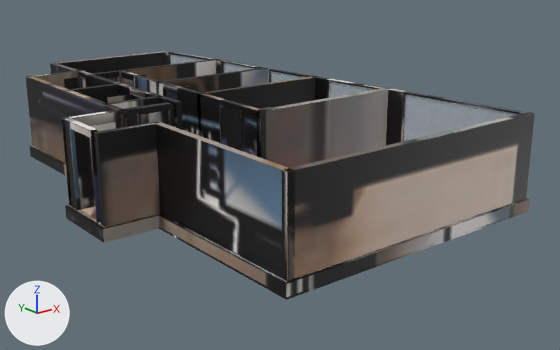
An edit to the glTF model akasya-3d/koru-22/model.glb, drawn before and after from the same camera.
The view is the same before and after, from a 50 mm camera at (-12.2, -18.48, 6.61) aimed at (1.36, -1.53, -0.17). Every picture has the same lights, and +X, +Y and +Z are marked at lower left. The first picture is the older version. Where no turn or scale is listed for an object, it has been applied to the vertices. Vertices at exactly the same position are counted once.

Before the edit, the objects in view are built like this:
```python
mat_baked = bpy.data.materials.new('baked')
mat_baked.use_nodes = True; mat_baked.node_tree.nodes.clear()
_N = mat_baked.node_tree.nodes; _L = mat_baked.node_tree.links
n0 = _N.new('ShaderNodeBsdfPrincipled'); n0.name = 'Principled BSDF'
n1 = _N.new('ShaderNodeOutputMaterial'); n1.name = 'Material Output'
n2 = _N.new('ShaderNodeTexImage'); n2.name = 'Image Texture'
n2.image = img_model_glb
n3 = _N.new('ShaderNodeMapping'); n3.name = 'Mapping'
n3.inputs[1].default_value = (0.00135, -14.96, 0.0)  # 'Location'
n3.inputs[3].default_value = (15.96, 15.95, 1.0)  # 'Scale'
n4 = _N.new('ShaderNodeUVMap'); n4.name = 'UV Map'
n4.uv_map = 'UVMap'
_L.new(n0.outputs[0], n1.inputs[0])  # 'BSDF' to 'Surface'
_L.new(n2.outputs[0], n0.inputs[0])  # 'Color' to 'Base Color'
_L.new(n3.outputs[0], n2.inputs[0])  # 'Vector' to 'Vector'
_L.new(n4.outputs[0], n3.inputs[0])  # 'UV' to 'Vector'
me_mesh_0 = bpy.data.meshes.new('Mesh_0')
me_mesh_0.from_pydata(...)  # 2238 vertices, 3916 faces; spans x 0.0..9.7, y -15.3..0.0, z 0.0..2.6
me_mesh_0.materials.append(mat_baked)
me_mesh_5 = bpy.data.meshes.new('Mesh_5')
me_mesh_5.from_pydata(...)  # 8 vertices, 12 faces; spans x 9.1..9.45, y -14.89..-11.26, z 0.36..2.61
me_mesh_5.materials.append(mat_glass_rt)  # white #edf3f9
ob_mesh_0 = bpy.data.objects.new('Mesh_0', me_mesh_0)
ob_mesh_0.location = (-4.83, 7.65, -0.36)
ob_mesh_5 = bpy.data.objects.new('Mesh_5', me_mesh_5)
ob_mesh_5.location = (-4.83, 7.65, -0.36)
```
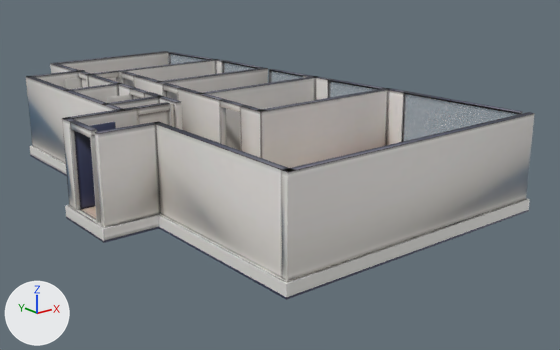
What differs and where, as boxes [x1, y1, x2, y2] in the pictures (560 x 350 px):
'Mesh_0', surface changed (lighter): [26, 51, 535, 300] in both
part 1 of me_mesh_0, reshaped (mostly hidden): before [57, 52, 384, 128]; after [33, 63, 528, 299]
part 2 of me_mesh_0, surface changed (lighter): [26, 51, 535, 300] in both

Edits to the bpy script that builds the scene:
```text
Change mat_baked:
    where n3 = _N.new('ShaderNodeMapping'); n3.name = 'Mapping'
    n3.inputs[1].default_value: (0.00135, -14.96, 0.0) -> (0.00123, -14.97, 0.0)  # 'Location'
    n3.inputs[3].default_value: (15.96, 15.95, 1.0) -> (15.97, 15.97, 1.0)  # 'Scale'
Change me_mesh_0:
    used by ob_mesh_0; location = (-4.83, 7.65, -0.36)
    remove me_mesh_0.from_pydata(...)  # 2238 vertices, 3916 faces; spans x 0.0..9.7, y -15.3..0.0, z 0.0..2.6
    add me_mesh_0.from_pydata(...)  # 2646 vertices, 4832 faces; spans x 0.0..9.7, y -15.3..0.0, z 0.0..2.6
    me_mesh_0 part 1: 15 vertices moved within x 1.6..8.8, y -8.4..-2.1, z 0.0..0.4; 6 vertices removed from x 3.3..9.1, y -10.5..-0.1, z 0.4..2.6; 414 vertices added at x 0.1..9.2, y -10.8..-0.1, z 0.0..2.6
    me_mesh_0 part 2: 2859 kept faces spanning x 0.0..9.7, y -15.3..0.0, z 0.0..2.6 get new texture (UV) coordinates
```
